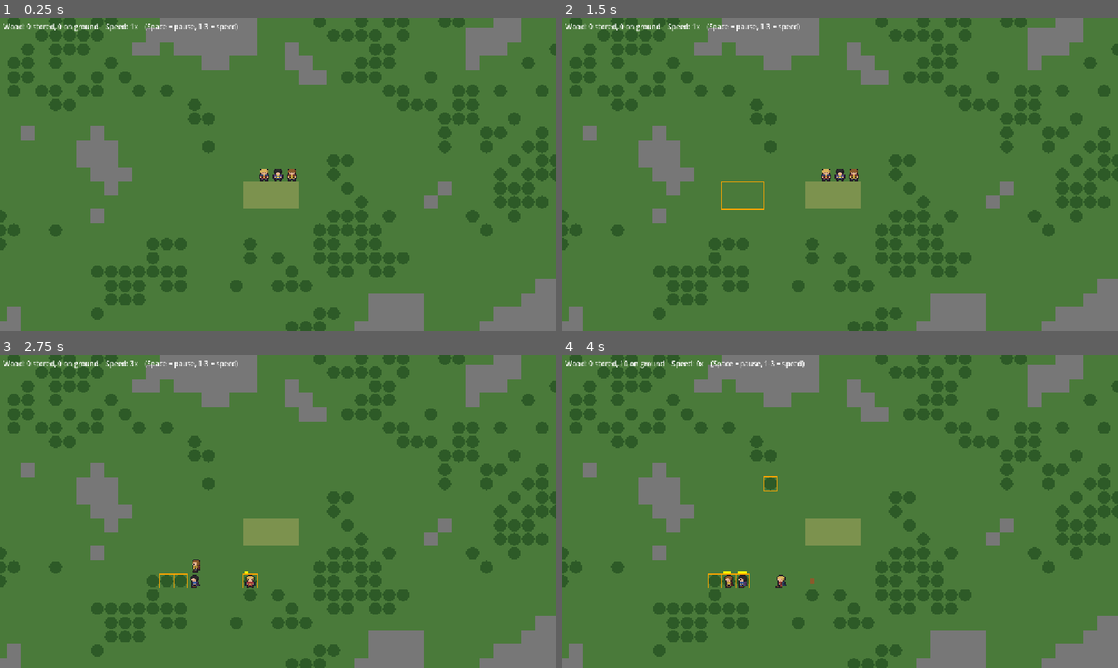
Above: before the commit, frames 1-4 (two rows, left to right).
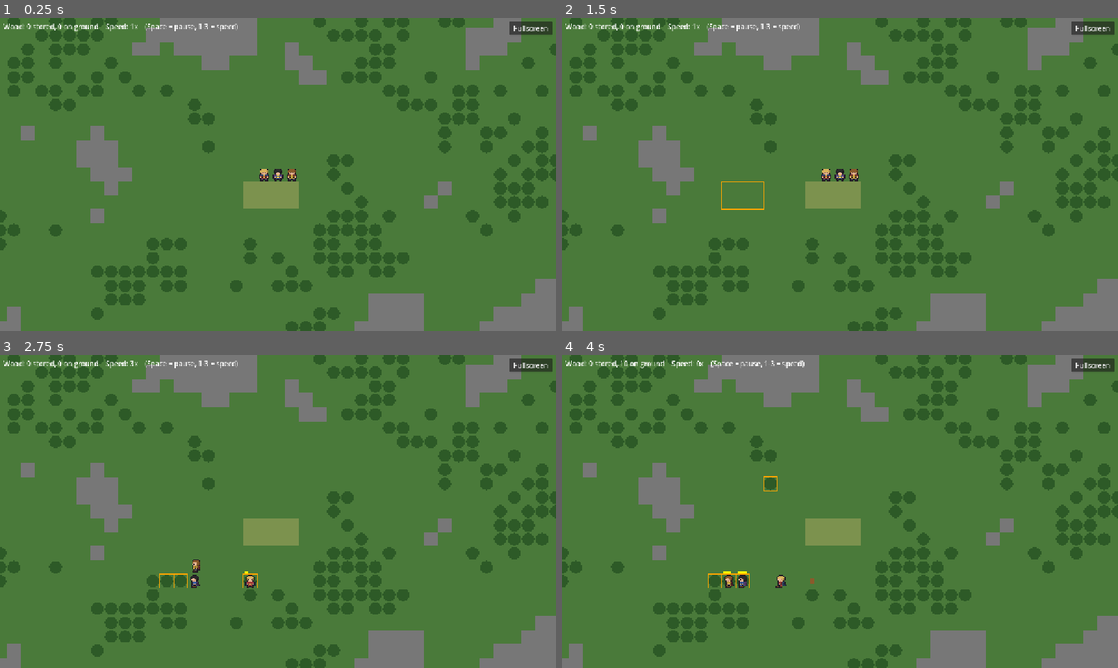
Above: after the commit, the same moments.

Repository: Yanez86/king
Game: Godot game, scene res://main.tscn
The game is run twice, just before and just after one commit, with the same random seed, the same clock (stepped at 60 frames per second) and the same inputs.
Inputs (mouse positions are in pixels of both pictures, inside the frame that each line leads up to):
- Up to frame 1 (0.25 s): no input
- Up to frame 2 (1.5 s): tap Enter at 0.5 s; move the mouse to (962, 158) at 0.52 s; tap 1 at 0.6 s; click (962, 158) at 0.67 s; tap Space at 0.77, 1.25 s; drag from (728, 190) to (812, 237) at 1.27 s
- Up to frame 3 (2.75 s): move the mouse to (333, 442) at 2.02 s; tap 3 at 2.1 s; click (333, 442) at 2.17 s
- Up to frame 4 (4 s): drag from (812, 574) to (673, 464) at 2.77 s; move the mouse to (1006, 558) at 3.52 s; tap 2 at 3.6 s; click (1006, 558) at 3.67 s; tap Space at 3.77 s

The runs differ from the first frame. In frame 1, 0.3% of the frame differs, in the area x 91-100%, y 1-6%; in frame 2, 0.3%; in frame 3, 0.3%; in frame 4, 0.3%.

Commit message:
Add fullscreen toggle button to HUD
Co-Authored-By: Claude Opus 5.5 <noreply@anthropic.com>

Diff:
--- a/main.gd
+++ b/main.gd
@@ -72,6 +72,13 @@
 		c.hair = HAIR_COLORS.pick_random()
 		colonists.append(c)
 	camera.position = center(MAP_SIZE / 2)
+	$HUD/Fullscreen.pressed.connect(toggle_fullscreen)
+
+
+func toggle_fullscreen() -> void:
+	var full := DisplayServer.window_get_mode() == DisplayServer.WINDOW_MODE_FULLSCREEN
+	DisplayServer.window_set_mode(DisplayServer.WINDOW_MODE_WINDOWED if full else DisplayServer.WINDOW_MODE_FULLSCREEN)
+	$HUD/Fullscreen.text = "Fullscreen" if full else "Window"
 
 
 func generate_map() -> void:
--- a/main.tscn
+++ b/main.tscn
@@ -13,3 +13,14 @@
 [node name="Label" type="Label" parent="HUD"]
 offset_left = 8.0
 offset_top = 8.0
+
+[node name="Fullscreen" type="Button" parent="HUD"]
+anchors_preset = 1
+anchor_left = 1.0
+anchor_right = 1.0
+offset_left = -108.0
+offset_top = 8.0
+offset_right = -8.0
+grow_horizontal = 0
+focus_mode = 0
+text = "Fullscreen"
